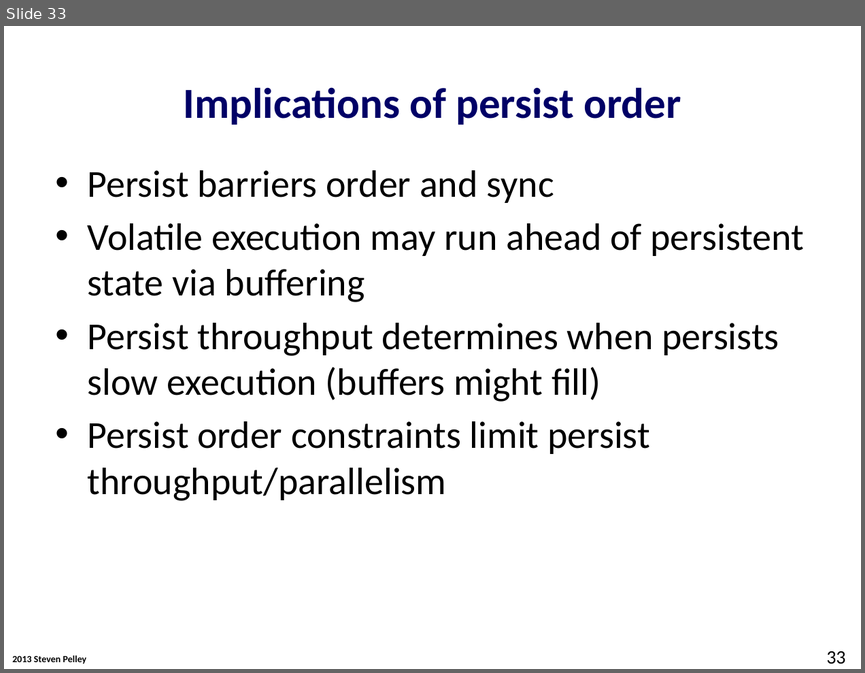
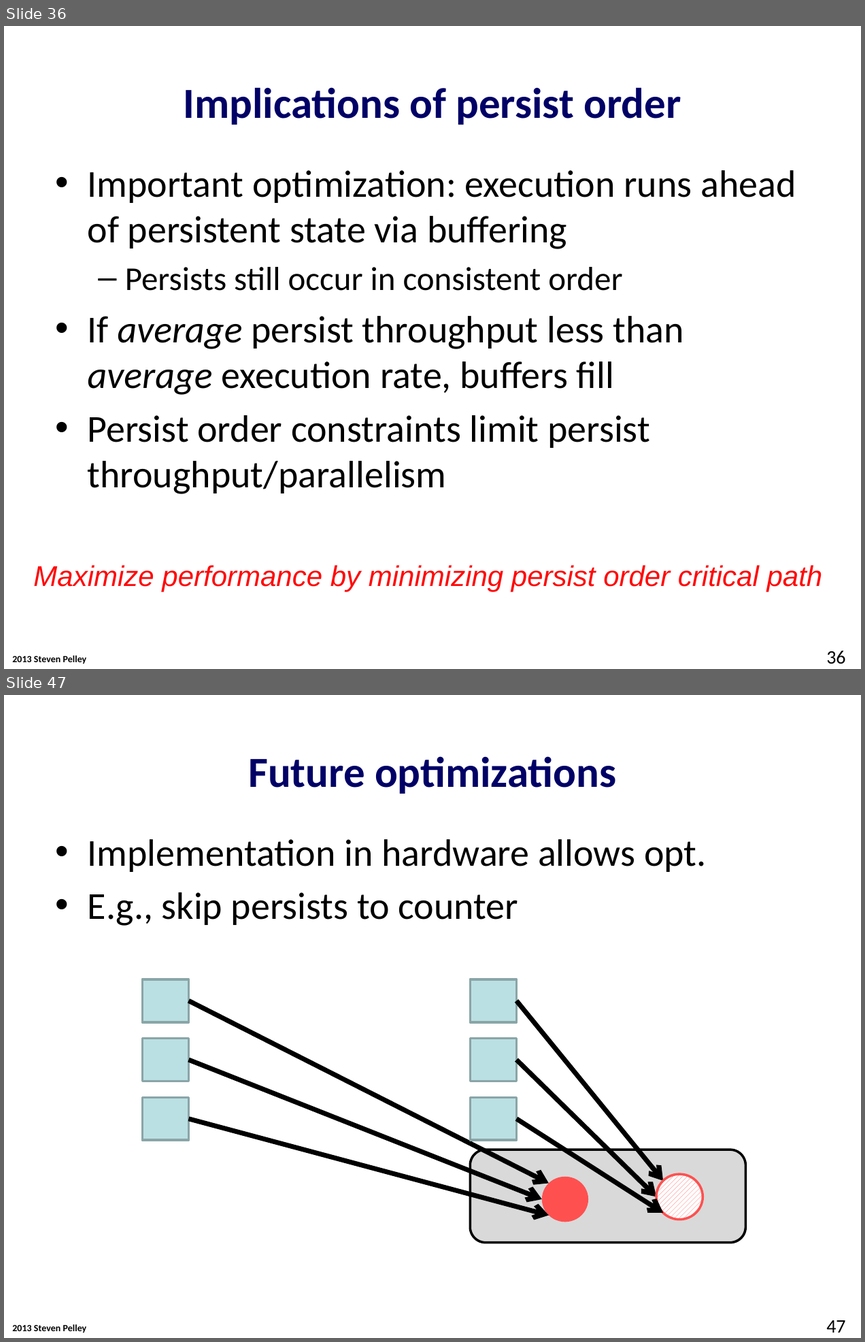
Before and after one commit to Abulila/dissertation, a slide deck: proposal/proposal.pptx. Shown one above the other, each under a label of ours: slide 33 before the commit, slides 36 and 47 after it; the slides between them are not shown. The pictures are 865x673 and 865x1342 pixels, drawn with LibreOffice and Linux fonts; fonts in the diff are those of the drawing; background and template pictures are left out. Boxes give left, top, right and bottom in pixels: in the first picture for what was removed or moved away, otherwise in the second. Text is boxed around its words. In the diff, an @@ line names an element or a change of style, - is before the commit and + after.

```diff
--- a/proposal/proposal.pptx
+++ b/proposal/proposal.pptx
@@ slide 47 added at (x1=4, y1=695, x2=861, y2=1338), background #FFFFFF; not listed: 1 template element that a slide beside it also shows @@
@@ title added at (x1=248, y1=756, x2=616, y2=794), 36 pt, text #000066, bold @@
+Future optimizations
@@ text added at (x1=88, y1=839, x2=706, y2=926), 32 pt, text #000000 @@
+• Implementation in hardware allows opt.
+• E.g., skip persists to counter
@@ group added at (x1=142, y1=979, x2=549, y2=1199): 3 rectangles, 2 arrows @@
@@ group added at (x1=470, y1=979, x2=663, y2=1196): 3 rectangles, 2 arrows @@
@@ arrow added from (189, 1118) to (549, 1215), #000000 4 pt @@
@@ arrow added from (516, 1118) to (663, 1212), #000000 4 pt @@
@@ rounded rectangle added at (x1=470, y1=1149, x2=745, y2=1242), fill #D9D9D9, outline #000000 2 pt @@
@@ ellipse added at (x1=542, y1=1176, x2=588, y2=1222), fill #FF5050 @@
@@ ellipse added at (x1=656, y1=1174, x2=702, y2=1219), fill pattern #FF5050 on #FFFFFF, outline #FF5050 2 pt @@
@@ page number added at (x1=826, y1=1320, x2=845, y2=1332), 16 pt, text #000000 @@
+47
@@ what was slide 33 is now slide 36 @@
@@ slide 36 changed as well @@
@@ text at (x1=88, y1=170, x2=796, y2=395): text changed @@
-• Persist barriers order and sync
-• Volatile execution may run ahead of persistent state via buffering
-• Persist throughput determines when persists slow execution (buffers might fill)
+• Important optimization: execution runs ahead of persistent state via buffering
+  – Persists still occur in consistent order
+• If average persist throughput less than average execution rate, buffers fill
@@ text added at (x1=33, y1=565, x2=823, y2=591), 24 pt, text #FF0909, italic @@
+Maximize performance by minimizing persist order critical path
@@ page number at (x1=826, y1=650, x2=845, y2=664): text changed @@
-33
+36
```
Also in this commit, not shown: 11 other slides changed, 12 other slides added, 7 slides removed.
